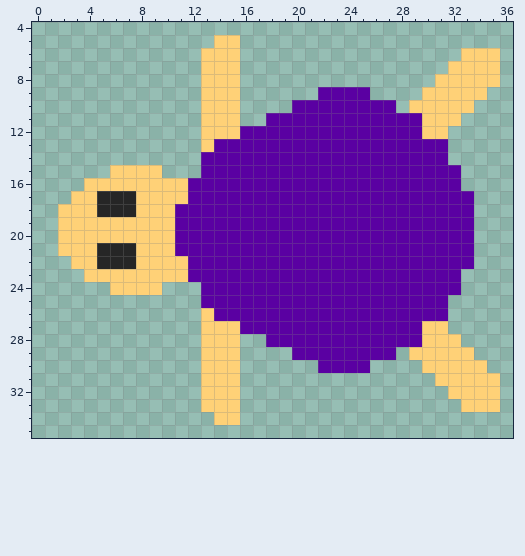
Edited in one commit: pixel-art sprite (src/sample/img/left.png). The picture above is the old version.
The file is 40x40 pixels. Colours within 5 levels of each other are drawn and written as one. Shown: x 0..36, y 4..35.
And afterwards:
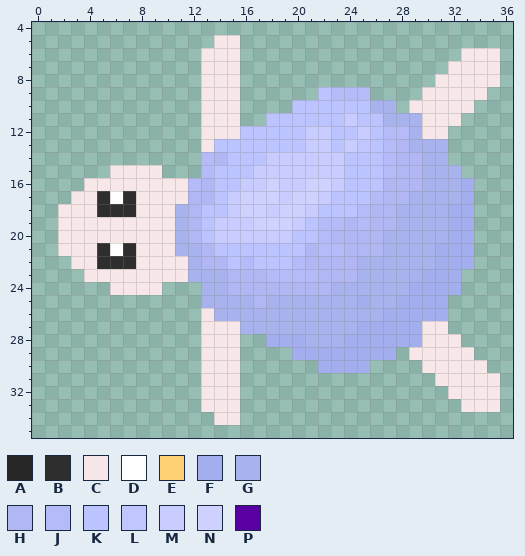
Palette (. is transparent): A #262626  B #2f2e2f  C #f8e7e9  D #fffeff  E #ffd177  F #a2aeed  G #a8b2ec  H #b0b7f3  J #b5bbf9  K #bbc4ff  L #c2c6ff  M #c8ccff  N #cfd2ff  P #5a00a2
From old to new:
Changed rows in their new state; - is an unchanged pixel.
first column x 2:
 5 ------------CC--------------------
 6 -----------CCC-----------------CCC
 7 -----------CCC----------------CCCC
 8 -----------CCC---------------CCCCC
 9 -----------CCC------KJJJ----CCCCC-
10 -----------CCC----KKKKKKGG-CCCCC--
11 -----------CCC--KKKKKKMKKGGGCCC---
12 -----------CCCKKKKKMMKKMKJJGCC----
13 -----------CKKKKKKKMMKMLKJHGGG----
14 -----------JHKKKMMMMMMKKKJHHGG----
15 ----CCCC---JKKKMMMMMMMKKKJHHGGG---
16 --CCCCCCCCJHKKMMNMMNNMKKKHHHGGGF--
17 -CCBDBCCCCHHKMNNNMNNMKKKJHHGGGGF--
18 CCCBBBCCCGHKKMNNMNNMKKKJHHGGGGFF--
19 CCCCCCCCCGHKMMMNNNMKJJHJHHGGGGFF--
20 CCCCCCCCCGHKMMMMMMKKJHHHHGGGGGFF--
21 CCCBDBCCCGGHKKKKKKKHJJHHHGGGGFFF--
22 -CCBBBCCCCGHHKJKKKJHHHHGGGGGGFFF--
23 --CCCCCCCCGGGHHHJJJJHHHGGGGGFFF---
24 ----CCCC---GGHHHHHHHHGGGGGGFFFF---
25 -----------GGGGHGGGGGGGFGGFFFF----
26 -----------CGGGGGGGGGGGGGFFFFF----
27 -----------CCCGGGGGGGGGFFFFFCC----
28 -----------CCC--FFFGGGFFFFFFCCC---
29 -----------CCC----FFFFFFFF-CCCCC--
30 -----------CCC------FFFF----CCCCC-
31 -----------CCC---------------CCCCC
32 -----------CCC----------------CCCC
33 -----------CCC-----------------CCC
34 ------------CC--------------------
Changed places in both pictures, as pixel boxes (x1, y1, x2, y2):
changed: (58, 35, 500, 425)
